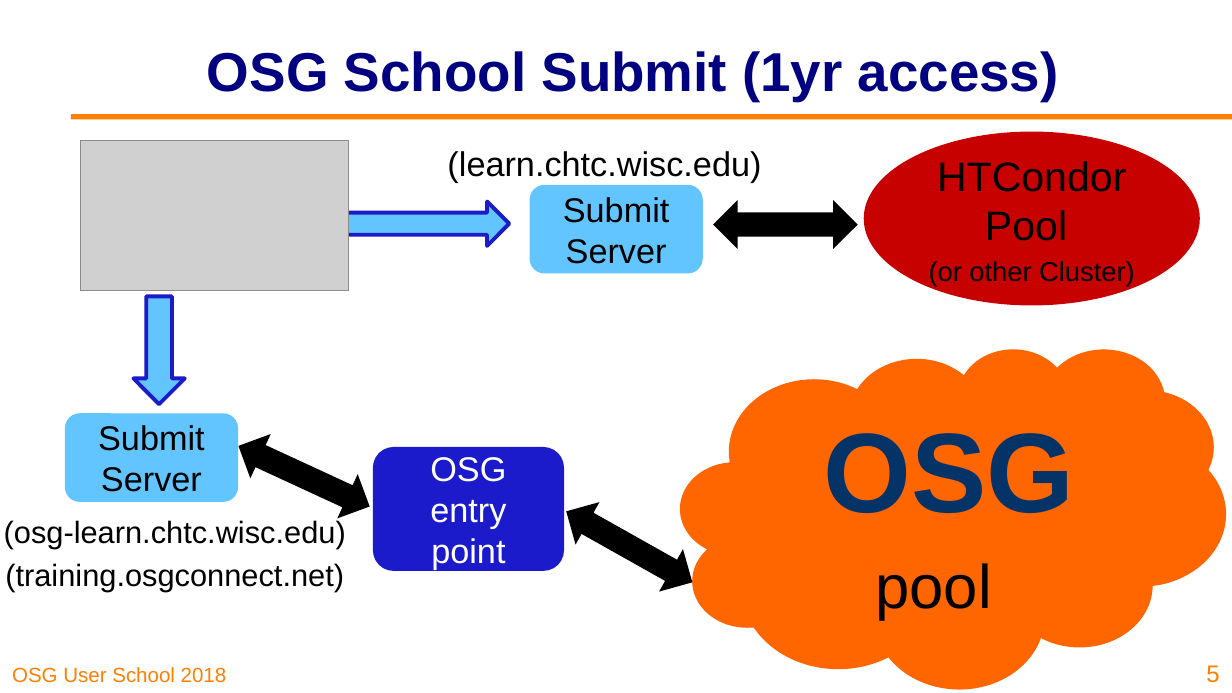
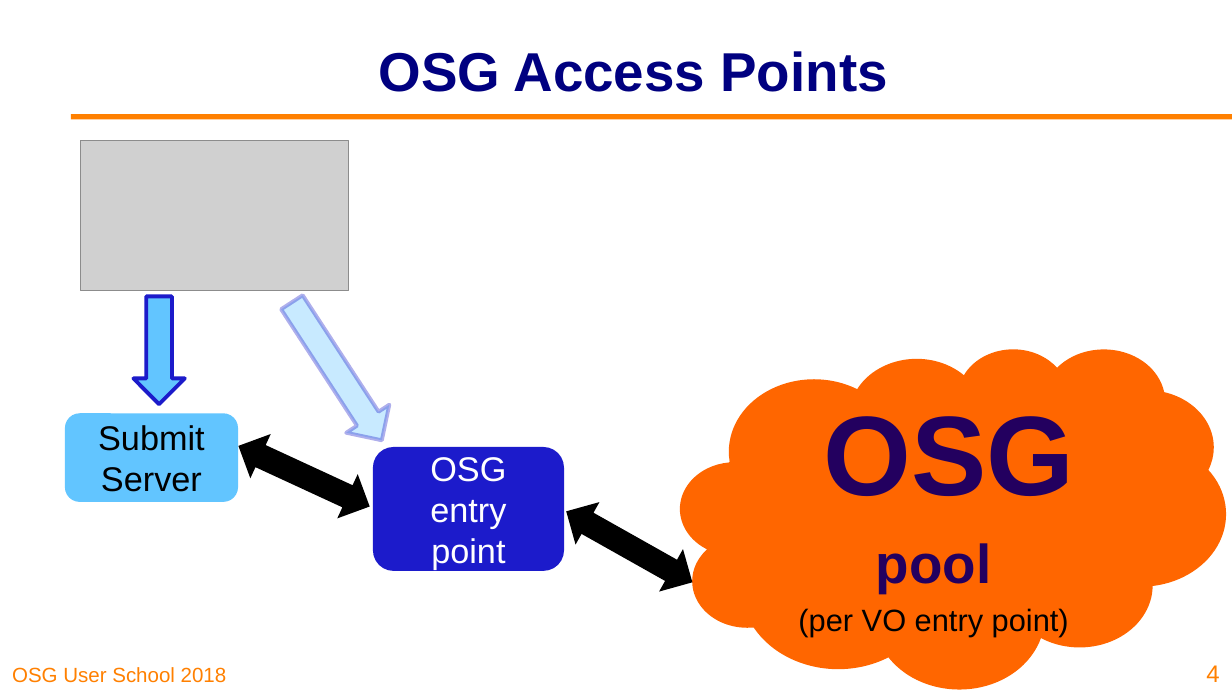
Before and after one commit to osg-htc/user-school-2018, a slide deck: slide 4 of docs/materials/day2/files/osgus18-day2-part5-ways-to-connect.pptx (slide 5 before the commit). Drawn at 1232x693 pixels with LibreOffice and Linux fonts; fonts in the diff are those of the drawing; grey boxes stand for pictures; background and template pictures are left out. Boxes give left, top, right and bottom in pixels: in the first picture for what was removed or moved away, otherwise in the second. Text is boxed around its words. In the diff, an @@ line names an element or a change of style, - is before the commit and + after.

```diff
--- a/docs/materials/day2/files/osgus18-day2-part5-ways-to-connect.pptx
+++ b/docs/materials/day2/files/osgus18-day2-part5-ways-to-connect.pptx
@@ title at [379, 51, 887, 92]: text changed @@
-OSG School Submit (1yr access)
+OSG Access Points
@@ ellipse removed at [864, 132, 1200, 306] @@
-HTCondor Pool
-(or other Cluster)
@@ text removed at [447, 151, 761, 183] @@
-(learn.chtc.wisc.edu)
@@ right arrow removed at [333, 202, 510, 246] @@
@@ rounded rectangle removed at [530, 185, 703, 274] @@
-Submit Server
@@ left right arrow removed at [713, 200, 857, 249] @@
@@ right arrow added at [271, 288, 404, 454], fill #62C5FF at 35% opacity, outline #1C1BCA 2.25 pt @@
@@ text in cloud at [824, 416, 1075, 593]: text colour #033367 to #23005F in "OSG"; size 36 to 32 pt, text colour #000000 to #23005F, bold on in "pool" @@
@@ text removed at [4, 520, 346, 592] @@
-(osg-learn.chtc.wisc.edu)
-(training.osgconnect.net)
@@ text in cloud at [798, 608, 1069, 637]: paragraph added @@
+(per VO entry point)
@@ page number at [1206, 665, 1219, 682]: text changed @@
-5
+4
```
Also in this commit, not shown: 4 other slides changed, 1 other file.
